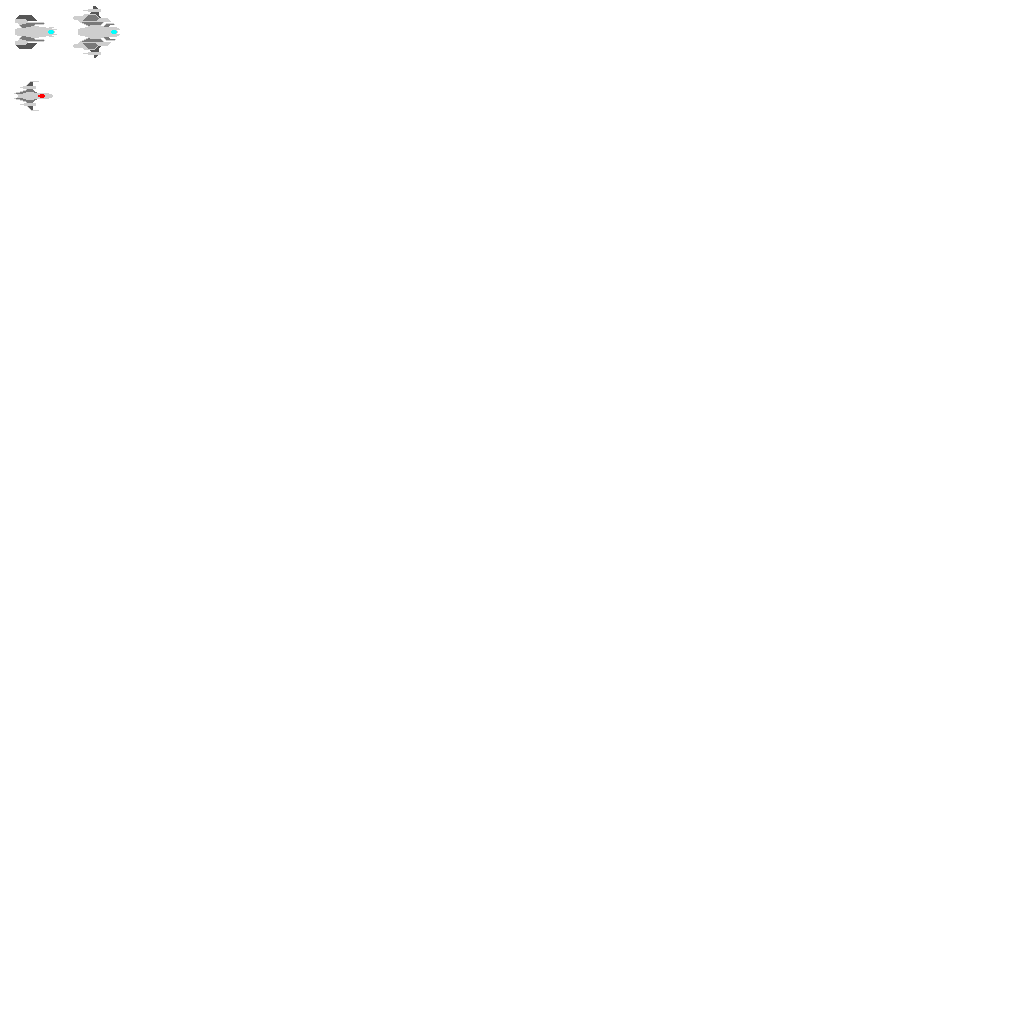
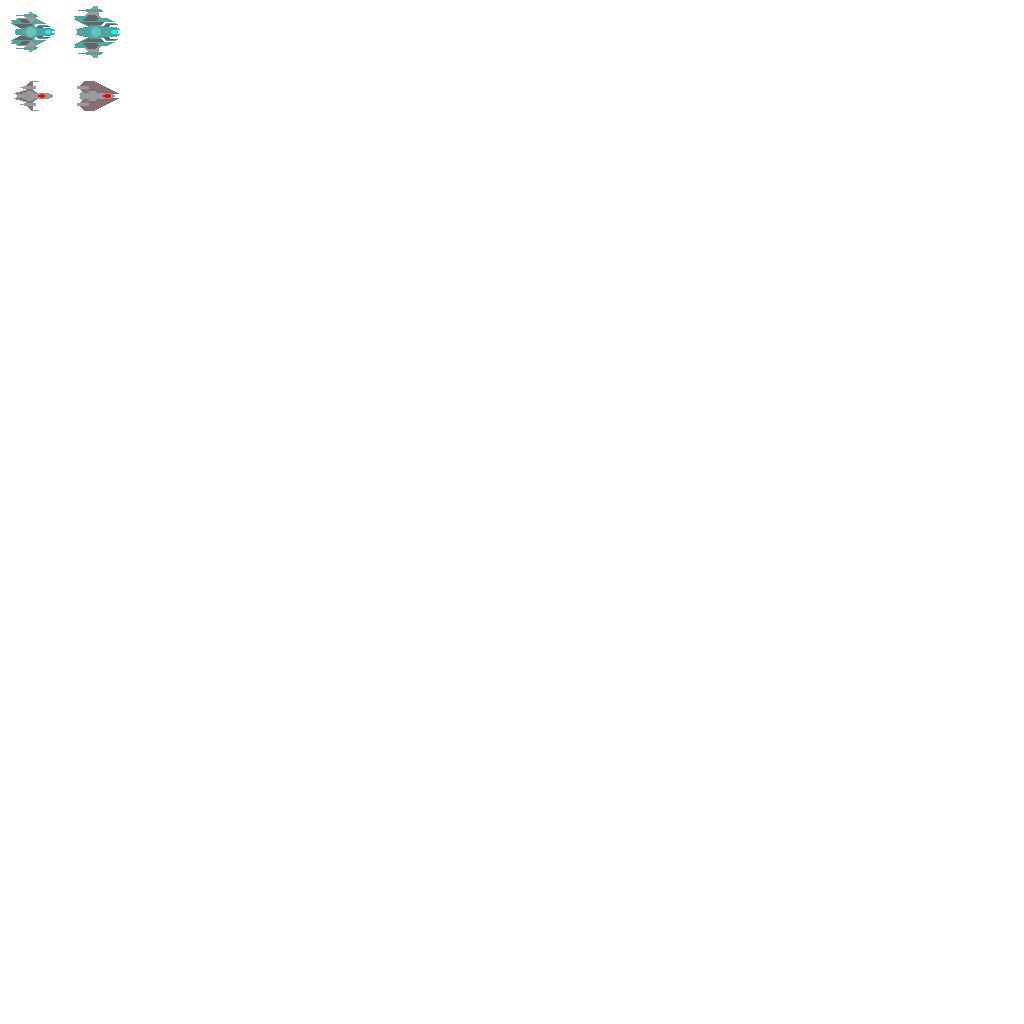
Comparing the layer stacks of the two (1024, 1024) images. Changes:
painted on "Main", unmasked it over 11, 6, 120, 111
removed layer "_color" over 14, 6, 120, 111
